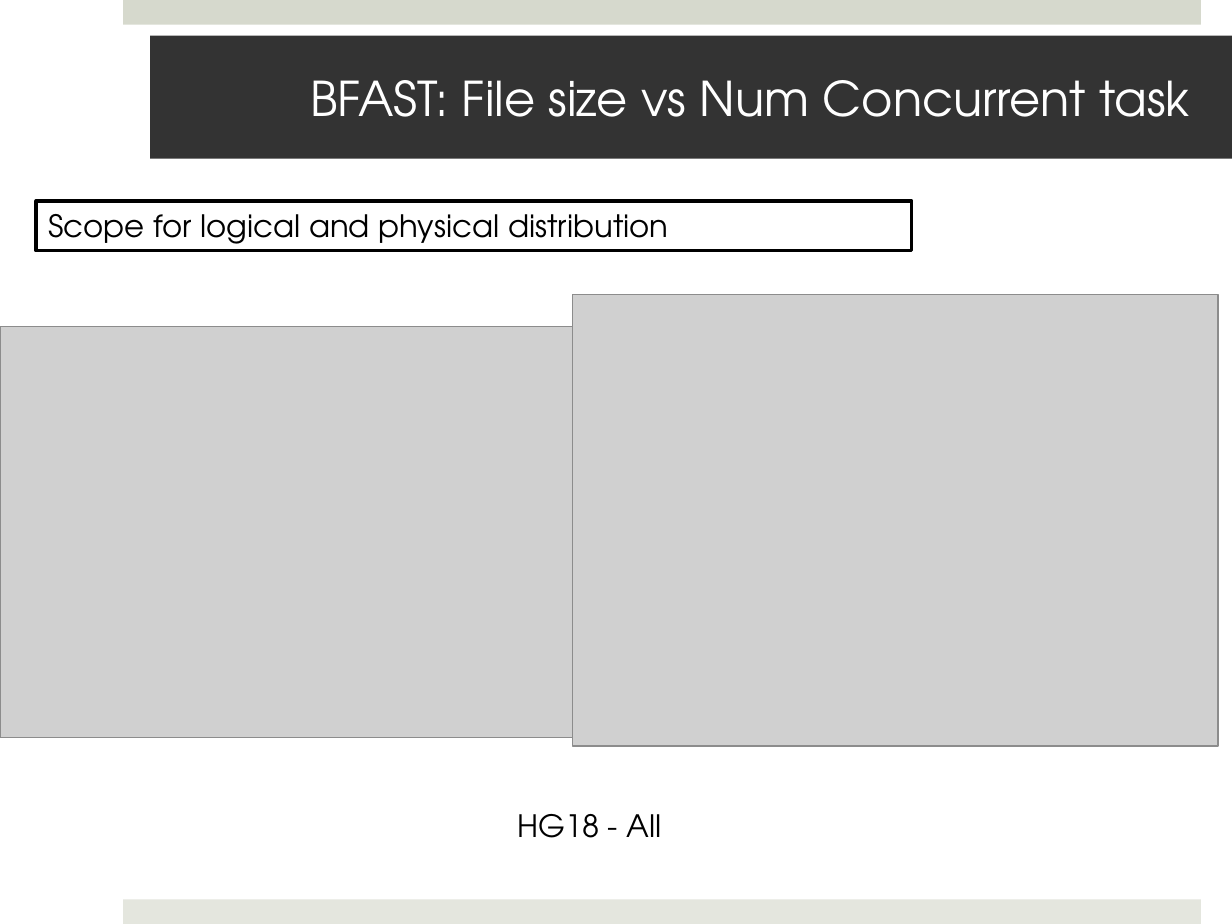
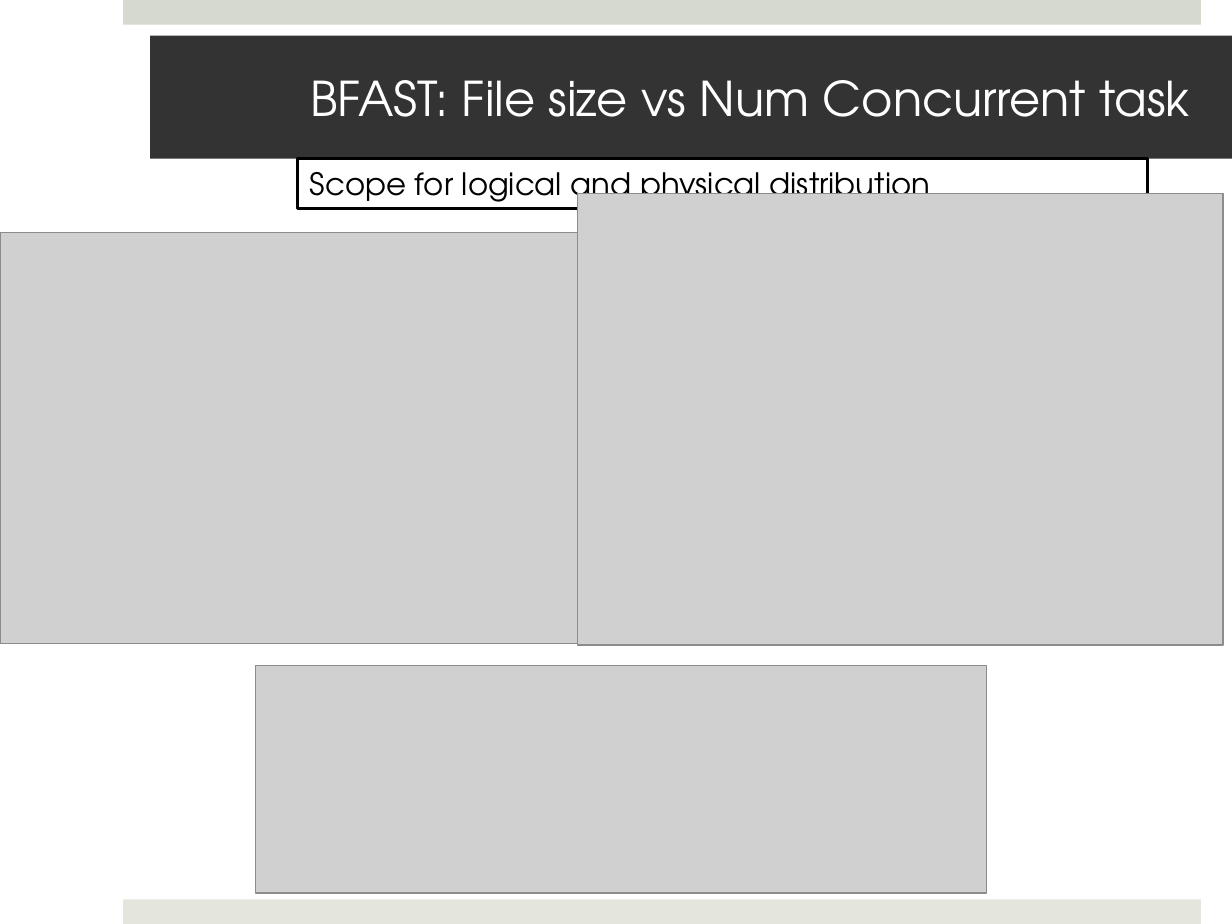
Before and after one commit to saga-project/saga-cpp-legacy-projects, a slide deck: slide 9 of saga-talks/abstractions_for_ls-microsoft.pptx. Drawn at 1232x924 pixels with LibreOffice and Linux fonts; fonts in the diff are those of the drawing; grey boxes stand for pictures; background and template pictures are left out. Boxes give left, top, right and bottom in pixels: in the first picture for what was removed or moved away, otherwise in the second. Text is boxed around its words. In the diff, an @@ line names an element or a change of style, - is before the commit and + after.

```diff
--- a/saga-talks/abstractions_for_ls-microsoft.pptx
+++ b/saga-talks/abstractions_for_ls-microsoft.pptx
@@ rectangle "Scope for logical and physical ..." resized from (x1=36, y1=201, x2=912, y2=250) to (x1=298, y1=159, x2=1148, y2=208) @@
@@ picture moved from (x1=573, y1=294, x2=1218, y2=747) to (x1=578, y1=193, x2=1223, y2=646) @@
@@ picture moved from (x1=0, y1=326, x2=586, y2=737) to (x1=0, y1=233, x2=586, y2=643) @@
@@ picture added at (x1=255, y1=665, x2=987, y2=893) @@
@@ text removed at (x1=517, y1=814, x2=662, y2=838) @@
-HG18 - All
```
Also in this commit, not shown: 8 other slides changed, 1 slide added.
